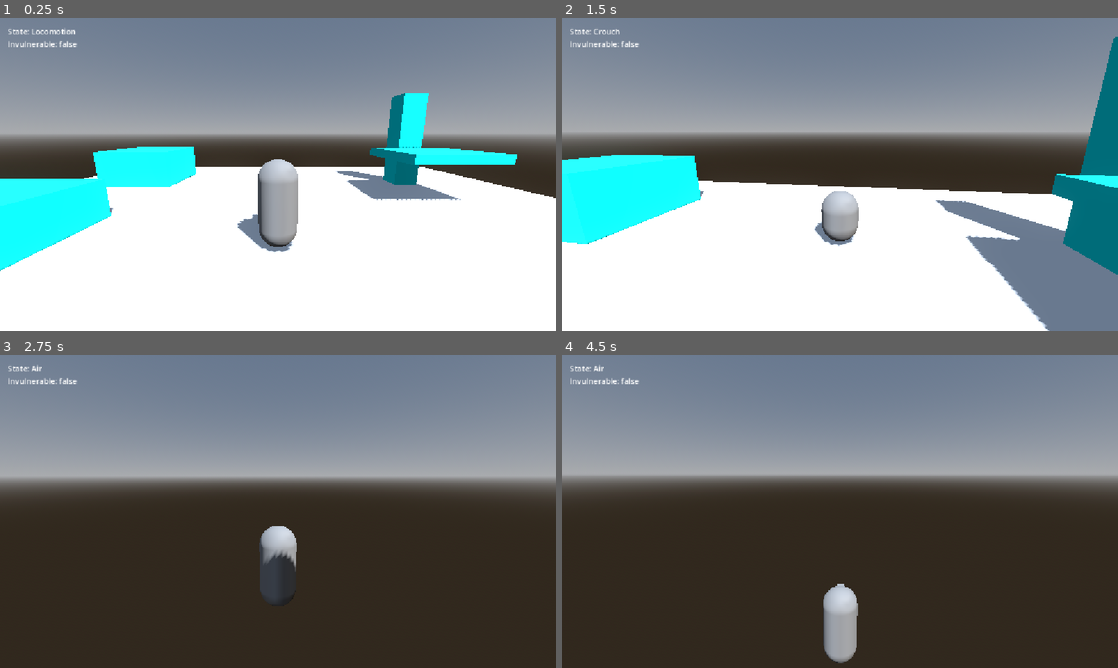
Above: before the commit, frames 1-4 (two rows, left to right).
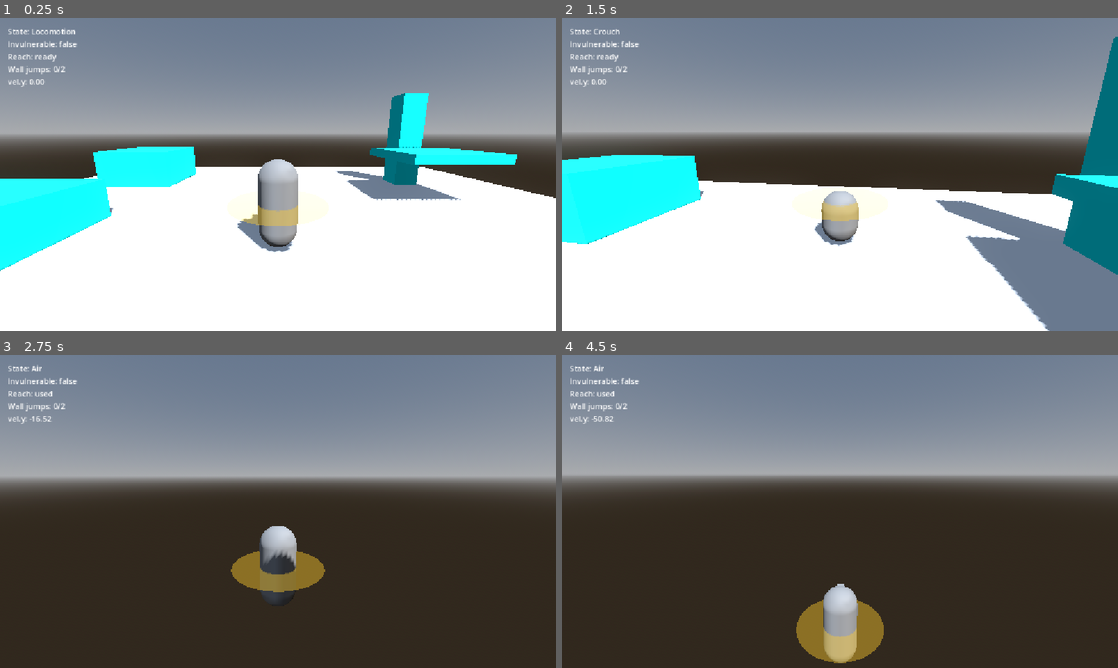
Above: after the commit, the same moments.

Repository: allanbil214/sekiro-like
Game: Godot game, scene res://scenes/arena/test_arena.tscn
Same seed, same stepped clock (60 frames per second), same inputs: the game is played once before the commit and once after it.
Inputs (mouse positions are in pixels of both pictures, inside the frame that each line leads up to):
- Up to frame 1 (0.25 s): no input
- Up to frame 2 (1.5 s): tap Enter at 0.5 s; move the mouse to (867, 174) at 0.52 s; hold W (move_forward) from 0.53 s (still down); tap Space (jump) at 0.6, 0.77, 1.07 s; move the mouse to (812, 174) at 1.27 s; tap Ctrl (crouch) at 1.35 s
- Up to frame 3 (2.75 s): keep holding W (move_forward); tap Space (jump) at 1.52, 1.55, 1.82, 2.3 s; move the mouse to (289, 505) at 2.02 s; hold Shift (dodge) from 2.03 s (still down)
- Up to frame 4 (4.5 s): keep holding W (move_forward); move the mouse to (834, 517) at 2.77 s; release Shift (dodge) at 2.78 s; tap Space (jump) at 2.85, 3.02, 3.32, 3.77, 3.8, 4.07 s; move the mouse to (878, 514) at 3.52 s; hold Ctrl (crouch) 3.53-4.28 s; move the mouse to (795, 508) at 4.27 s; tap Shift (dodge) at 4.35 s

The runs differ from the first frame. In frame 1, 0.7% of the frame differs, in the area x 1-54%, y 11-67%; in frame 2, 0.6%; in frame 3, 1.6%; in frame 4, 2.2%, in the area x 1-58%, y 11-99%.

Commit message:
feat: add wall jump (step 2c)

Diff:
--- a/actions/slide.tres
+++ b/actions/slide.tres
@@ -1,6 +1,6 @@
-[gd_resource type="Resource" script_class="ActionData" format=3]
+[gd_resource type="Resource" script_class="ActionData" format=3 uid="uid://dhkj22t4umr05"]
 
-[ext_resource type="Script" path="res://resources/action_data.gd" id="1_actiondata"]
+[ext_resource type="Script" uid="uid://c617n825cptkd" path="res://resources/action_data.gd" id="1_actiondata"]
 
 [resource]
 script = ExtResource("1_actiondata")
--- /dev/null
+++ b/actions/wall_jump.tres
@@ -0,0 +1,13 @@
+[gd_resource type="Resource" script_class="ActionData" format=3]
+
+[ext_resource type="Script" path="res://resources/action_data.gd" id="1_actiondata"]
+
+[resource]
+script = ExtResource("1_actiondata")
+kind = 5
+animation = &"wall_jump"
+duration = 0.25
+locked_until = 0.12
+move_speed = 6.5
+move_window = Vector2(0, 0.25)
+move_end_factor = 0.6
--- a/scenes/player/player.tscn
+++ b/scenes/player/player.tscn
@@ -1,6 +1,7 @@
 [gd_scene format=3 uid="uid://46qh5fq01mth"]
 
 [ext_resource type="Script" uid="uid://dihu6p5qetbd5" path="res://scripts/player/player.gd" id="1_dovo2"]
+[ext_resource type="Script" uid="uid://cvw8ckubyb8mt" path="res://scripts/player/reach_arms.gd" id="2_fcs02"]
 [ext_resource type="Script" uid="uid://cihgadc8vxu18" path="res://scripts/player/camera_rig.gd" id="2_gmlin"]
 [ext_resource type="Script" uid="uid://bmsjl77m5j8qw" path="res://scripts/player/states/state_machine.gd" id="3_5gtgg"]
 [ext_resource type="Script" uid="uid://bk7e1ftndsj83" path="res://scripts/player/states/locomotion_state.gd" id="4_h17s1"]
@@ -11,7 +12,9 @@
 [ext_resource type="Script" uid="uid://cnqtx575vtp13" path="res://scripts/ui/debug_overlay.gd" id="9_fcs02"]
 [ext_resource type="Script" uid="uid://684ms4r3mfy4" path="res://scripts/player/states/crouch_state.gd" id="9_h17s1"]
 [ext_resource type="Script" uid="uid://c5yglhlwll4uh" path="res://scripts/player/states/slide_state.gd" id="10_fm80t"]
-[ext_resource type="Resource" path="res://actions/slide.tres" id="11_gx1jg"]
+[ext_resource type="Resource" uid="uid://dhkj22t4umr05" path="res://actions/slide.tres" id="11_gx1jg"]
+[ext_resource type="Script" uid="uid://cs572tvmllo5x" path="res://scripts/player/states/wall_jump_state.gd" id="12_ugbui"]
+[ext_resource type="Resource" path="res://actions/wall_jump.tres" id="13_fcs02"]
 
 [sub_resource type="CapsuleShape3D" id="CapsuleShape3D_wynvb"]
 radius = 0.4
@@ -43,6 +46,9 @@
 [node name="Nose" type="MeshInstance3D" parent="Visual" unique_id=1985221740]
 transform = Transform3D(1, 0, 0, 0, 1, 0, 0, 0, 1, 0, 1.4, -0.5)
 mesh = SubResource("BoxMesh_wynvb")
+
+[node name="ReachArms" type="Node3D" parent="Visual" unique_id=1173044197]
+script = ExtResource("2_fcs02")
 
 [node name="CameraRig" type="Node3D" parent="." unique_id=76740487]
 script = ExtResource("2_gmlin")
@@ -78,5 +84,9 @@
 script = ExtResource("10_fm80t")
 action = ExtResource("11_gx1jg")
 
+[node name="WallJump" type="Node" parent="StateMachine" unique_id=1573786045]
+script = ExtResource("12_ugbui")
+action = ExtResource("13_fcs02")
+
 [node name="DebugOverlay" type="CanvasLayer" parent="." unique_id=1008711021]
 script = ExtResource("9_fcs02")
--- a/scripts/player/player.gd
+++ b/scripts/player/player.gd
@@ -28,6 +28,17 @@
 ## Off = press to toggle crouch. On = crouch only while the button is held.
 @export var crouch_is_hold: bool = false
 
+@export_group("Reach and wall jump")
+## Wall jump speed multiplier: up = jump_velocity * boost, sideways/back = run_speed * boost.
+@export var wall_jump_boost: float = 1.2
+## A wall counts if it is within this distance (m) of the capsule edge, at chest height.
+@export var wall_range: float = 0.6
+@export var max_wall_jumps: int = 2
+## How directly the input must point toward/away from the wall (dot product, 0.5 = within 60 degrees).
+@export var wall_input_threshold: float = 0.75
+## Air jump presses this close to the floor (m) are left buffered for the landing jump.
+@export var air_jump_ground_margin: float = 0.3
+
 @export_group("Input")
 @export var input_buffer_time: float = 0.15
 
@@ -38,10 +49,16 @@
 var coyote_timer: float = 0.0
 var input_buffer: InputBuffer
 var is_crouched: bool = false
+## Mid-air reach is once per airtime; a wall jump restores it. Landing resets both.
+var reach_ready: bool = true
+var wall_jumps_used: int = 0
+## Set by try_air_jump() when it returns true: the surface normal of the wall to jump from.
+var wall_normal: Vector3 = Vector3.ZERO
 
 var _headroom_shape: CapsuleShape3D
 var _nose_drop: float = 0.4
 var _visual_tween: Tween
+var _reach_arms: ReachArms
 
 @onready var visual: Node3D = $Visual
 @onready var camera_rig: Node3D = $CameraRig
@@ -54,6 +71,7 @@
 func _ready() -> void:
 	input_buffer = InputBuffer.new(input_buffer_time)
 	_nose_drop = stand_height - _nose.position.y
+	_reach_arms = get_node_or_null("Visual/ReachArms") as ReachArms
 	_headroom_shape = CapsuleShape3D.new()
 	_headroom_shape.radius = 0.38
 	_headroom_shape.height = stand_height - 0.07
@@ -165,3 +183,65 @@
 	params.collision_mask = collision_mask
 	params.exclude = [get_rid()]
 	return get_world_3d().direct_space_state.intersect_shape(params, 1).is_empty()
+
+
+func reset_air_actions() -> void:
+	reach_ready = true
+	wall_jumps_used = 0
+
+
+func play_reach_arms() -> void:
+	if _reach_arms != null:
+		_reach_arms.play()
+
+
+## True if the floor is within air_jump_ground_margin below the feet.
+func is_near_ground() -> bool:
+	var from := global_position + Vector3.UP * 0.05
+	var to := global_position + Vector3.DOWN * air_jump_ground_margin
+	var query := PhysicsRayQueryParameters3D.create(from, to, collision_mask, [get_rid()])
+	return not get_world_3d().direct_space_state.intersect_ray(query).is_empty()
+
+
+## Nearest wall within wall_range of the capsule edge, from 8 horizontal rays at chest
+## height. Returns {"normal": Vector3, "distance": float}, or {} if there is none.
+func find_wall() -> Dictionary:
+	var space := get_world_3d().direct_space_state
+	var capsule := _collision_shape.shape as CapsuleShape3D
+	var origin := global_position + Vector3.UP * (stand_height * 0.5)
+	var reach := capsule.radius + wall_range
+	var best: Dictionary = {}
+	var best_distance := INF
+	for i in 8:
+		var angle := TAU * float(i) / 8.0
+		var dir := Vector3(sin(angle), 0.0, cos(angle))
+		var query := PhysicsRayQueryParameters3D.create(origin, origin + dir * reach, collision_mask, [get_rid()])
+		var hit := space.intersect_ray(query)
+		if hit.is_empty():
+			continue
+		var normal: Vector3 = hit["normal"]
+		if absf(normal.y) > 0.3:
+			continue
+		var distance := origin.distance_to(hit["position"])
+		if distance < best_distance:
+			best_distance = distance
+			best = {"normal": Vector3(normal.x, 0.0, normal.z).normalized(), "distance": distance}
+	return best
+
+
+## Handles a jump press made in mid-air (after the coyote jump had its chance).
+## Returns true if a wall jump should start (wall_normal is set; the caller transitions
+## to WallJump). Otherwise it may play the reach, and returns false.
+func try_air_jump() -> bool:
+	if not input_buffer.has_pressed(&"jump") or is_near_ground():
+		return false
+	input_buffer.consume(&"jump")
+	if wall_jumps_used < max_wall_jumps:
+		var wall := find_wall()
+		if not wall.is_empty():
+			wall_normal = wall["normal"]
+			return true
+	if reach_ready:
+		reach_ready = false
+		play_reach_arms()
+	return false
--- /dev/null
+++ b/scripts/player/reach_arms.gd
@@ -0,0 +1,50 @@
+class_name ReachArms
+extends Node3D
+## Debug stand-in for the mid-air reach animation: two arms snap up and forward, hold
+## briefly, then drop. Builds its own boxes. Place under Visual so it turns with the body.
+
+@export var shoulder_height: float = 1.4
+@export var shoulder_offset: float = 0.45
+@export var arm_length: float = 0.5
+@export var raise_time: float = 0.08
+@export var hold_time: float = 0.15
+@export var lower_time: float = 0.12
+@export var raised_angle_deg: float = 140.0
+@export var color: Color = Color(1.0, 0.6, 0.15)
+
+var _pivots: Array[Node3D] = []
+var _tween: Tween
+
+
+func _ready() -> void:
+	var material := StandardMaterial3D.new()
+	material.albedo_color = color
+	for side in [-1.0, 1.0]:
+		var pivot := Node3D.new()
+		pivot.position = Vector3(side * shoulder_offset, shoulder_height, 0.0)
+		var box := MeshInstance3D.new()
+		var mesh := BoxMesh.new()
+		mesh.size = Vector3(0.1, arm_length, 0.1)
+		box.mesh = mesh
+		box.material_override = material
+		box.position = Vector3(0.0, -arm_length * 0.5, 0.0)
+		pivot.add_child(box)
+		add_child(pivot)
+		_pivots.append(pivot)
+	visible = false
+
+
+func play() -> void:
+	if _tween != null:
+		_tween.kill()
+	visible = true
+	_tween = create_tween()
+	_tween.tween_method(_set_pose, 0.0, 1.0, raise_time)
+	_tween.tween_interval(hold_time)
+	_tween.tween_method(_set_pose, 1.0, 0.0, lower_time)
+	_tween.tween_callback(func() -> void: visible = false)
+
+
+func _set_pose(amount: float) -> void:
+	for pivot in _pivots:
+		pivot.rotation.x = deg_to_rad(raised_angle_deg) * amount
--- a/scripts/player/states/air_state.gd
+++ b/scripts/player/states/air_state.gd
@@ -8,7 +8,11 @@
 	player.apply_gravity(delta)
 	if player.coyote_timer > 0.0 and player.input_buffer.consume(&"jump"):
 		player.start_jump()
+	elif player.coyote_timer <= 0.0 and player.try_air_jump():
+		machine.transition_to(&"WallJump")
+		return
 	player.apply_horizontal_movement(delta, player.get_move_speed())
 	player.face_input(delta)
 	if player.is_on_floor() and player.velocity.y <= 0.0:
+		player.reset_air_actions()
 		machine.transition_to(&"Locomotion")
--- /dev/null
+++ b/scripts/player/states/wall_jump_state.gd
@@ -0,0 +1,48 @@
+class_name WallJumpState
+extends ActionState
+## Wall jump, started from the Air state when jump is pressed near a wall. The push
+## direction comes from the movement input relative to the wall: toward = straight up,
+## away or no input = off the wall, sideways = along the wall. Up speed and push speed
+## are boosted by Player.wall_jump_boost. The horizontal burst comes from the action's
+## move window (move_speed is multiplied by the boost here).
+
+
+func _on_action_enter(_previous: StringName) -> void:
+	var normal := player.wall_normal
+	var input := player.get_move_input()
+	input.y = 0.0
+	var has_input := input.length_squared() > 0.01
+	var dir := normal
+	var facing := normal
+	if has_input:
+		var want := input.normalized()
+		if want.dot(-normal) >= player.wall_input_threshold:
+			dir = Vector3.ZERO
+			facing = -normal
+		elif want.dot(normal) >= player.wall_input_threshold:
+			dir = normal
+			facing = normal
+		else:
+			dir = (want - normal * want.dot(normal)).normalized()
+			facing = dir
+	_move_dir = dir
+	_move_speed_multiplier = player.wall_jump_boost
+	player.snap_facing(facing)
+	player.velocity.y = player.jump_velocity * player.wall_jump_boost
+	player.coyote_timer = 0.0
+	player.wall_jumps_used += 1
+	player.reach_ready = true
+	player.play_reach_arms()
+
+
+func _on_action_update(_delta: float) -> void:
+	if player.is_on_floor() and player.velocity.y <= 0.0:
+		player.reset_air_actions()
+		machine.transition_to(&"Locomotion")
+		return
+	if action.can_cancel(action_time) and player.try_air_jump():
+		machine.transition_to(&"WallJump")
+
+
+func _on_action_finished() -> void:
+	machine.transition_to(&"Air")
--- a/scripts/ui/debug_overlay.gd
+++ b/scripts/ui/debug_overlay.gd
@@ -5,6 +5,8 @@
 ## Tint the body while the player is invulnerable.
 @export var tint_on_iframes: bool = true
 @export var tint_color: Color = Color(0.3, 0.7, 1.0)
+## Show a ring at chest height marking how far a wall counts as "in range" for wall jumps.
+@export var show_wall_range: bool = true
 
 var _player: Player
 var _label: Label
@@ -20,11 +22,17 @@
 	add_child(_label)
 	_tint_material = StandardMaterial3D.new()
 	_tint_material.albedo_color = tint_color
+	if show_wall_range:
+		_create_wall_range_ring.call_deferred()
 
 
 func _process(_delta: float) -> void:
 	var machine := _player.state_machine
 	var text := "State: %s\nInvulnerable: %s" % [machine.get_current_name(), _player.invulnerable]
+	text += "\nReach: %s\nWall jumps: %d/%d\nvel.y: %.2f" % [
+		"ready" if _player.reach_ready else "used",
+		_player.wall_jumps_used, _player.max_wall_jumps, _player.velocity.y,
+	]
 	var action_state := machine.current as ActionState
 	if action_state != null:
 		text += "\nAction time: %.2f / %.2f" % [action_state.action_time, action_state.action.duration]
@@ -34,3 +42,23 @@
 			_body.material_override = _tint_material
 		else:
 			_body.material_override = null
+
+
+func _create_wall_range_ring() -> void:
+	var shape := _player.get_node("CollisionShape3D").shape as CapsuleShape3D
+	var radius := shape.radius + _player.wall_range
+	var mesh := CylinderMesh.new()
+	mesh.top_radius = radius
+	mesh.bottom_radius = radius
+	mesh.height = 0.02
+	var material := StandardMaterial3D.new()
+	material.albedo_color = Color(1.0, 0.8, 0.2, 0.25)
+	material.transparency = BaseMaterial3D.TRANSPARENCY_ALPHA
+	material.shading_mode = BaseMaterial3D.SHADING_MODE_UNSHADED
+	material.cull_mode = BaseMaterial3D.CULL_DISABLED
+	var ring := MeshInstance3D.new()
+	ring.name = "WallRangeRing"
+	ring.mesh = mesh
+	ring.material_override = material
+	ring.position = Vector3(0.0, _player.stand_height * 0.5, 0.0)
+	_player.add_child(ring)
Not shown, added: scripts/player/reach_arms.gd.uid
Not shown, added: scripts/player/states/wall_jump_state.gd.uid
Not shown, changed: docs/handoff.md
